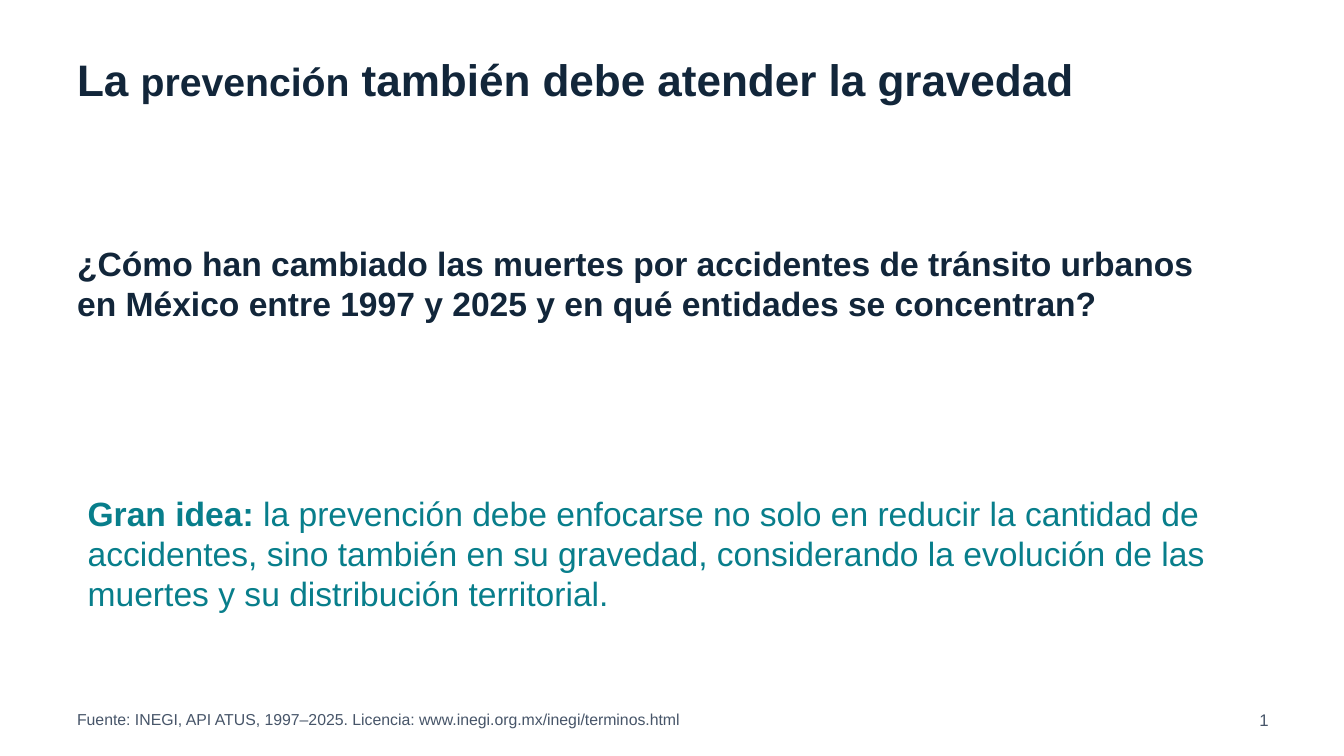
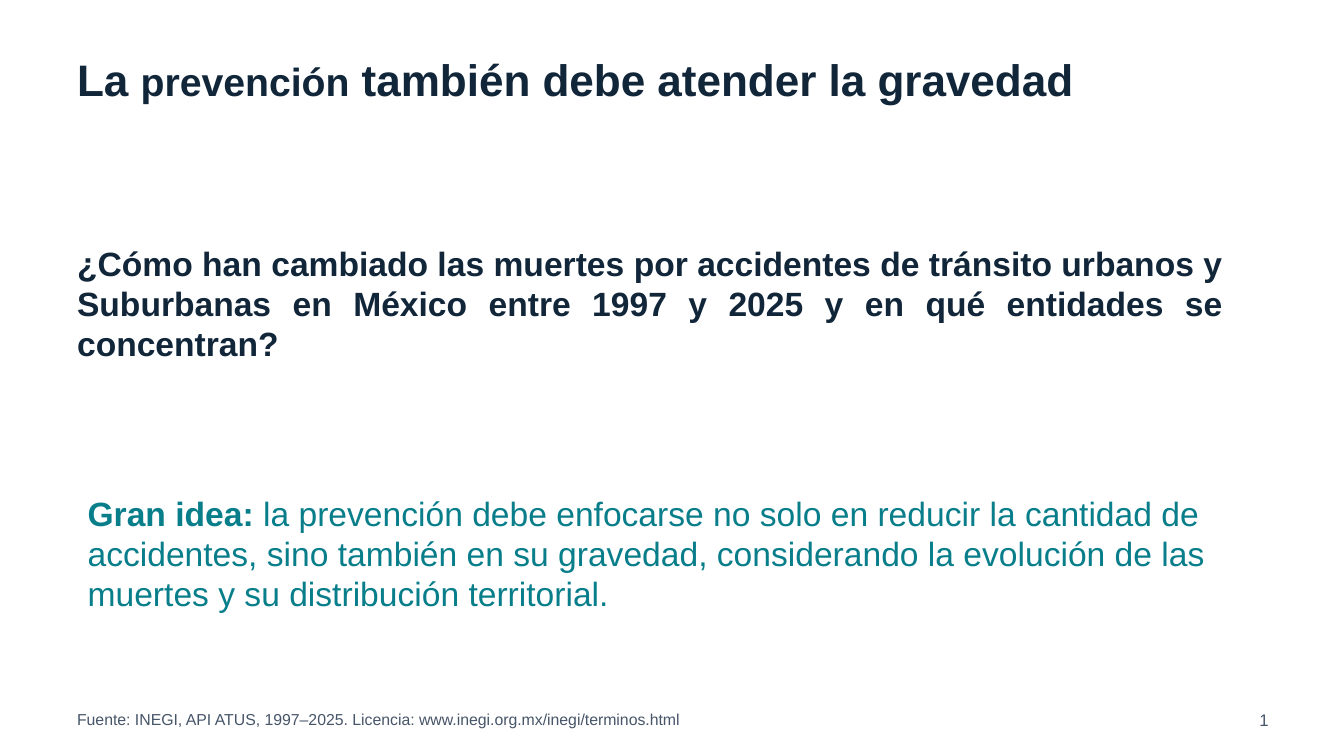
Before and after one commit to Gerar93Dot/Computo-cientifico-ok, a slide deck: slide 2 of docs/presentacion_ATUS_API_actualizada.pptx. Drawn at 1344x756 pixels with LibreOffice and Linux fonts; fonts in the diff are those of the drawing. Boxes give left, top, right and bottom in pixels: in the first picture for what was removed or moved away, otherwise in the second. Text is boxed around its words. In the diff, an @@ line names an element or a change of style, - is before the commit and + after.

Commit message:
Actualiza presentación y PDF con corrección de título y pregunta científica

```diff
--- a/docs/presentacion_ATUS_API_actualizada.pptx
+++ b/docs/presentacion_ATUS_API_actualizada.pptx
@@ text at <box>77,251,1222,357</box>: text changed @@
-¿Cómo han cambiado las muertes por accidentes de tránsito urbanos en México entre 1997 y 2025 y en qué entidades se concentran?
+¿Cómo han cambiado las muertes por accidentes de tránsito urbanos y Suburbanas en México entre 1997 y 2025 y en qué entidades se concentran?
```
Also in this commit, not shown: 1 other file.
